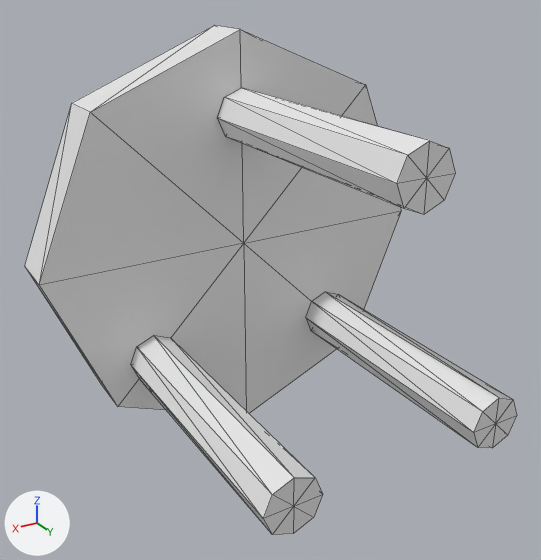
One commit to the OBJ model assets/models/stool.obj: the scene before it, then after it.
One viewpoint serves both versions: a 50 mm camera at (0.668, 0.715, 0.515) aimed at (0.044, -0.324, -0.004). Every picture has the same lights, and +X, +Y and +Z are marked at lower left. The older version comes first. Mesh edges are drawn as thin lines. Where no turn or scale is listed for an object, it has been applied to the vertices.

Script lines for the objects in view, before the commit:
```python
me_stool = bpy.data.meshes.new('stool')
me_stool.from_pydata(...)  # an 8-sided cylinder along y spanning x -0.4..0.4, y -0.6..-0.5, z -0.4..0.4; an 8-sided cylinder along y spanning x -0.25..-0.15, y -0.5..0.0, z -0.25..-0.15; an 8-sided cylinder along y spanning x 0.15..0.25, y -0.5..0.0, z -0.25..-0.15; an 8-sided cylinder along y spanning x -0.05..0.05, y -0.5..0.0, z 0.2..0.3
ob_stool = bpy.data.objects.new('stool', me_stool)
ob_stool.location = (0.0, 0.0, 0.0)
```
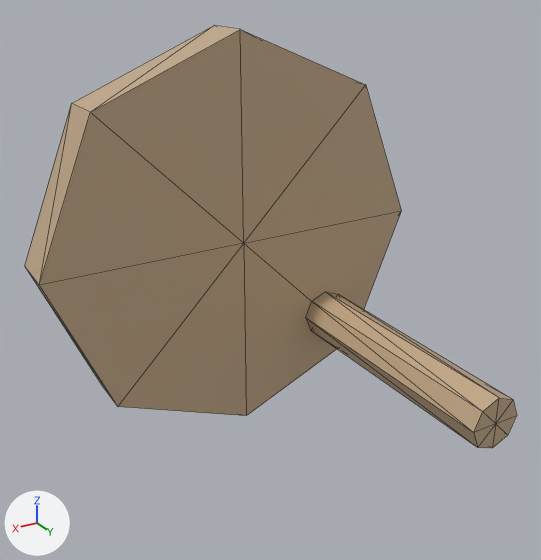
The edits, one by one:
Material 'stool_mat' (mat_stool_mat) is new.
Its base color is (0.55, 0.4, 0.25) (beige #c4aa89).
Its roughness is 0.368.
me_stool is used by ob_stool; location (0.0, 0.0, 0.0).
me_stool had 72 vertices, 128 faces and spanned x -0.4..0.4, y -0.6..0.0, z -0.4..0.4.
me_stool now has 36 vertices, 64 faces and spans x -0.4..0.4, y -0.6..0.0, z -0.4..0.4.
me_stool part 1: the loose piece of 18 vertices spanning x 0.15..0.25, y -0.5..0.0, z -0.25..-0.15 is deleted.
me_stool part 2: the loose piece of 18 vertices spanning x -0.05..0.05, y -0.5..0.0, z 0.2..0.3 is deleted.
me_stool part 3: 64 faces spanning x -0.4..0.4, y -0.6..0.0, z -0.4..0.4 switch from no material to mat_stool_mat (beige #c4aa89).

Changed parts and their boxes [x1, y1, x2, y2] in the pictures (541 x 560 px):
'stool', reshaped (17% shorter)
    before: [25, 25, 516, 535]
    after: [25, 25, 516, 448]
part 1 of me_stool, deleted
    before: [131, 335, 323, 535]
part 2 of me_stool, deleted
    before: [218, 88, 455, 215]
part 3 of me_stool, recoloured (white to beige)
    both: [25, 25, 516, 448]
